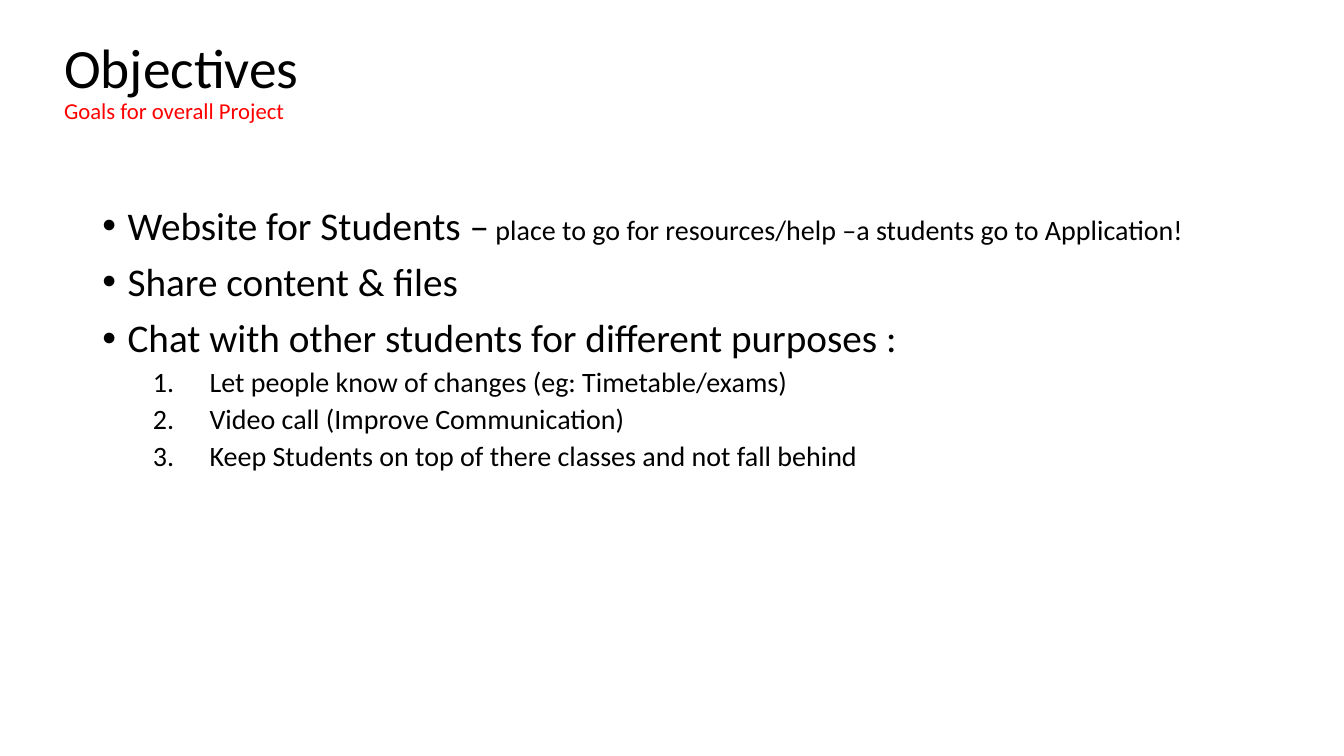
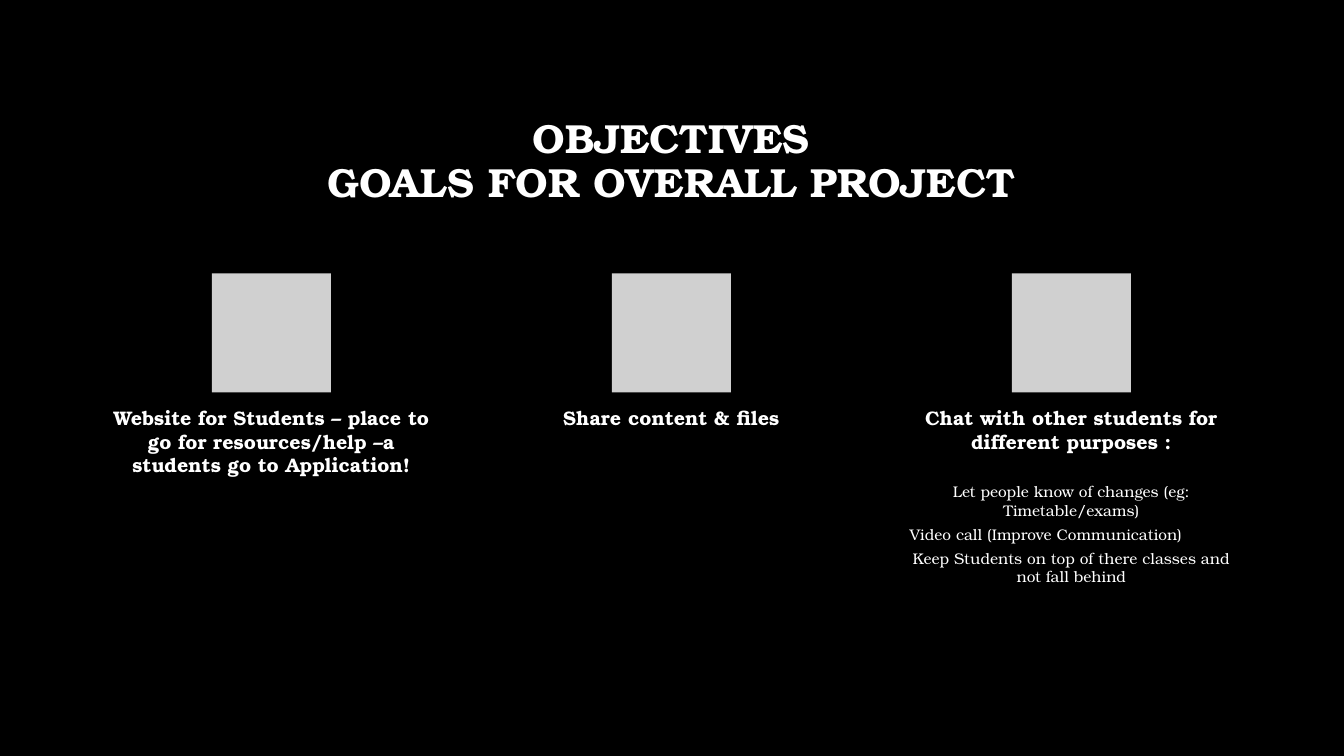
Before and after one commit to GallagherStephen/4thYearProject-Dissertation, a slide deck: slide 3 of Presentation/4th Year Presentation.pptx. Drawn at 1344x756 pixels with LibreOffice and Linux fonts; fonts in the diff are those of the drawing; grey boxes stand for pictures; background and template pictures are left out. Boxes give left, top, right and bottom in pixels: in the first picture for what was removed or moved away, otherwise in the second. Text is boxed around its words. In the diff, an @@ line names an element or a change of style, - is before the commit and + after.

Commit message:
added background to presentation

```diff
--- a/Presentation/4th Year Presentation.pptx
+++ b/Presentation/4th Year Presentation.pptx
@@ background #FFFFFF to picture (left out) @@
@@ title at bbox=[327, 125, 1015, 198]: text changed; size 16.2 to 29 pt; font Calibri to TeX Gyre Bonum; text colour #FF0000 to #FFFFFF; bold on @@
-Objectives
-Goals for overall Project
+OBJECTIVES
+GOALS FOR OVERALL PROJECT
@@ text removed at bbox=[128, 212, 1183, 471] @@
-• Website for Students – place to go for resources/help –a students go to Application!
-• Share content & files
-• Chat with other students for different purposes :
-  1. Let people know of changes (eg: Timetable/exams)
-  2. Video call (Improve Communication)
-  3. Keep Students on top of there classes and not fall behind
@@ group added at bbox=[114, 273, 1230, 582]: 4 texts, 3 pictures @@
+Website for Students – place to go for resources/help –a students go to Application!
+Share content & files
+Chat with other students for different purposes :
+Let people know of changes (eg: Timetable/exams)
+Video call (Improve Communication)
+Keep Students on top of there classes and not fall behind
```
Also in this commit, not shown: 10 other slides changed, 1 slide removed.
